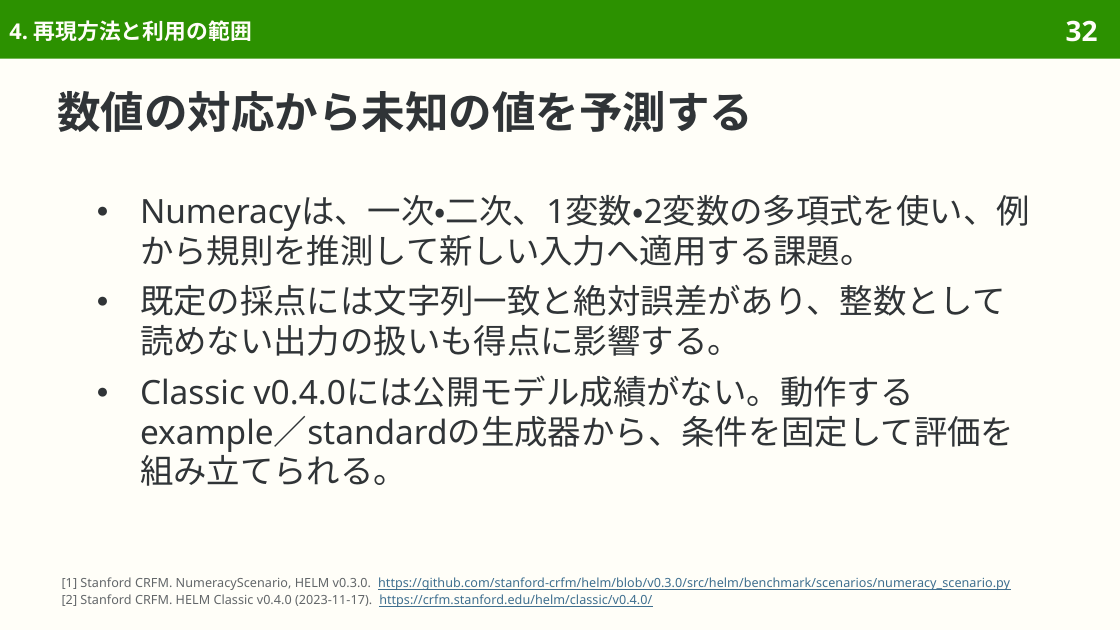
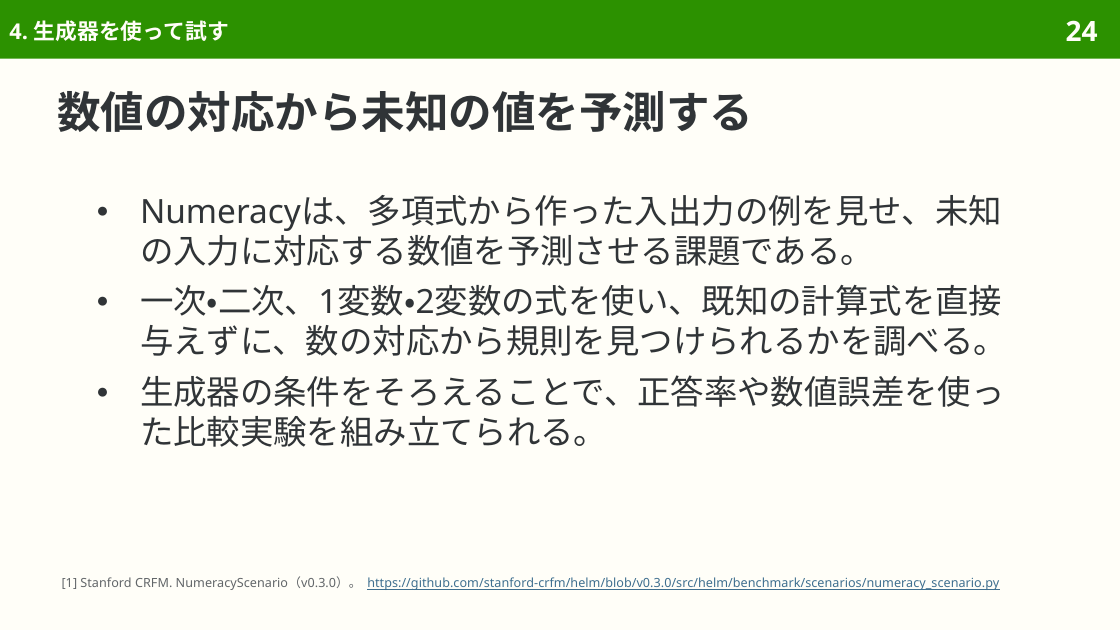
Before and after one commit to sasakiy84/datasets-in-10-minutes, a slide deck: slide 24 of slides/datasets-in-10-minutes-numeracy.pptx (slide 32 before the commit). Drawn at 1120x630 pixels with LibreOffice and Linux fonts; fonts in the diff are those of the drawing. Boxes give left, top, right and bottom in pixels: in the first picture for what was removed or moved away, otherwise in the second. Text is boxed around its words. In the diff, an @@ line names an element or a change of style, - is before the commit and + after.

Commit message:
Rebuild Numeracy as polynomial rule induction with verified origins

```diff
--- a/slides/datasets-in-10-minutes-numeracy.pptx
+++ b/slides/datasets-in-10-minutes-numeracy.pptx
@@ title at (9,20,229,41): text changed @@
-4. 再現方法と利用の範囲
+4. 生成器を使って試す
@@ page number at (1066,20,1098,41): text changed @@
-32
+24
@@ text at (140,195,1007,447): text changed @@
-● Numeracyは、一次・二次、1変数・2変数の多項式を使い、例から規則を推測して新しい入力へ適用する課題。
-● 既定の採点には文字列一致と絶対誤差があり、整数として読めない出力の扱いも得点に影響する。
-● Classic v0.4.0には公開モデル成績がない。動作するexample／standardの生成器から、条件を固定して評価を組み立てられる。
+● Numeracyは、多項式から作った入出力の例を見せ、未知の入力に対応する数値を予測させる課題である。
+● 一次・二次、1変数・2変数の式を使い、既知の計算式を直接与えずに、数の対応から規則を見つけられるかを調べる。
+● 生成器の条件をそろえることで、正答率や数値誤差を使った比較実験を組み立てられる。
@@ text at (62,576,999,590): text changed @@
-[1] Stanford CRFM. NumeracyScenario, HELM v0.3.0. https://github.com/stanford-crfm/helm/blob/v0.3.0/src/helm/benchmark/scenarios/numeracy_scenario.py
-[2] Stanford CRFM. HELM Classic v0.4.0 (2023-11-17). https://crfm.stanford.edu/helm/classic/v0.4.0/
+[1] Stanford CRFM. NumeracyScenario（v0.3.0）。 https://github.com/stanford-crfm/helm/blob/v0.3.0/src/helm/benchmark/scenarios/numeracy_scenario.py
```
Also in this commit, not shown: 36 other slides changed, 14 slides removed, 42 other files.
